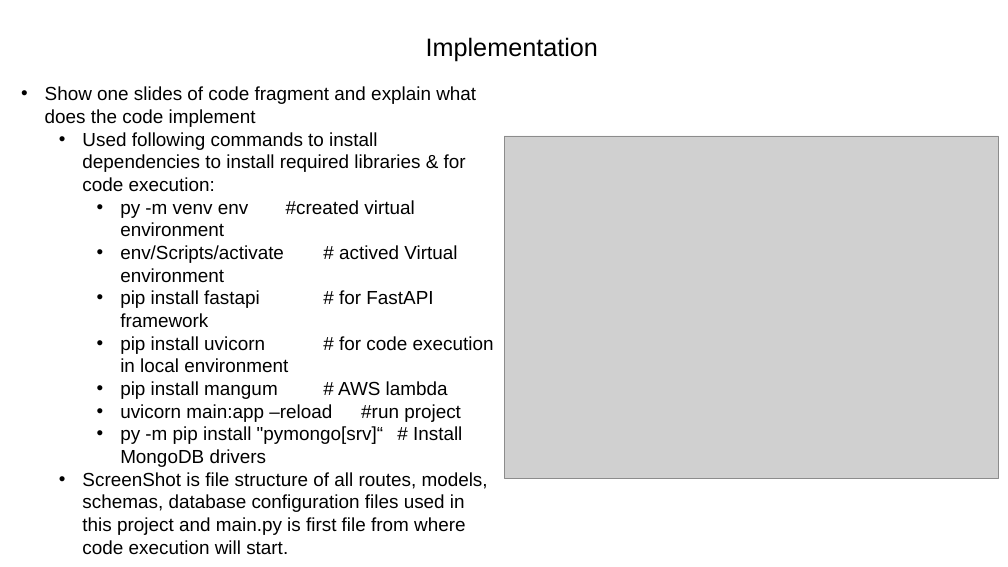
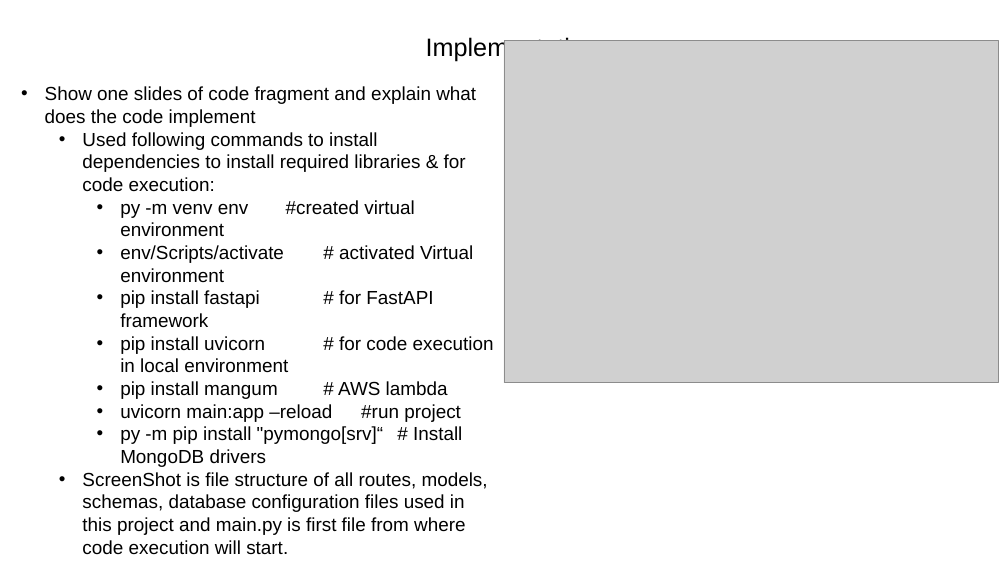
Before and after one commit to GiannaGD/FASTAPI-MONGO-TEACHER-MODULE, a slide deck: slide 18 of simran_presentation/COMP7033 Coursework.pptx. Drawn at 1008x567 pixels with LibreOffice and Linux fonts; fonts in the diff are those of the drawing; grey boxes stand for pictures. Boxes give left, top, right and bottom in pixels: in the first picture for what was removed or moved away, otherwise in the second. Text is boxed around its words. In the diff, an @@ line names an element or a change of style, - is before the commit and + after.

```diff
--- a/simran_presentation/COMP7033 Coursework.pptx
+++ b/simran_presentation/COMP7033 Coursework.pptx
@@ picture moved from (x1=504, y1=136, x2=999, y2=479) to (x1=504, y1=41, x2=999, y2=383) @@
@@ text at (x1=120, y1=245, x2=473, y2=283): text changed @@
-    • env/Scripts/activate # actived Virtual environment
+    • env/Scripts/activate # activated Virtual environment
```
Also in this commit, not shown: 2 other slides changed, 1 other file.
